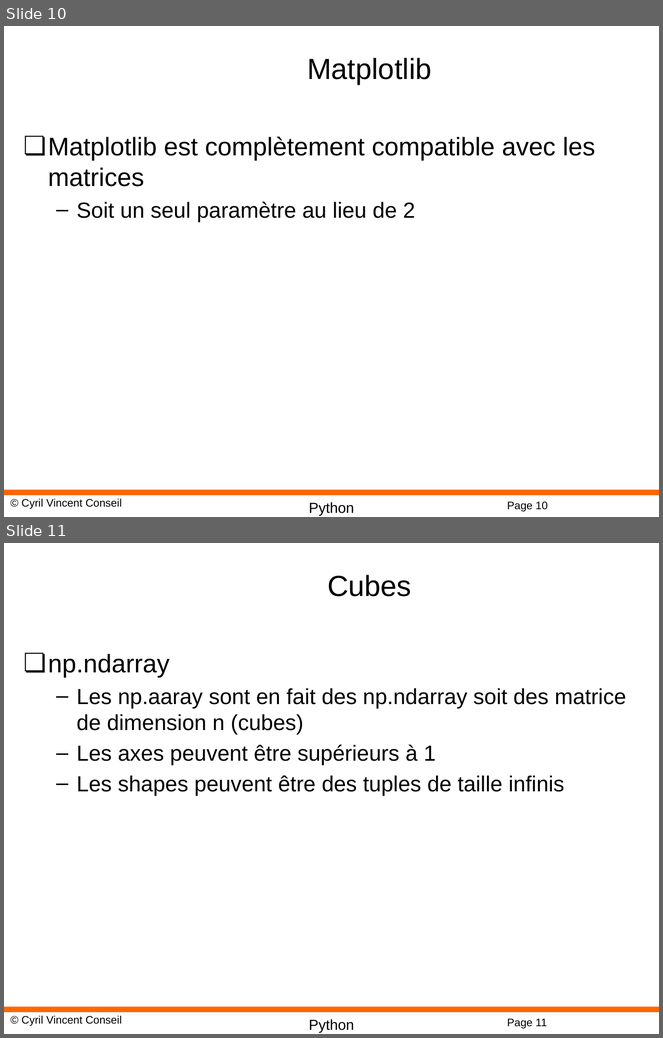
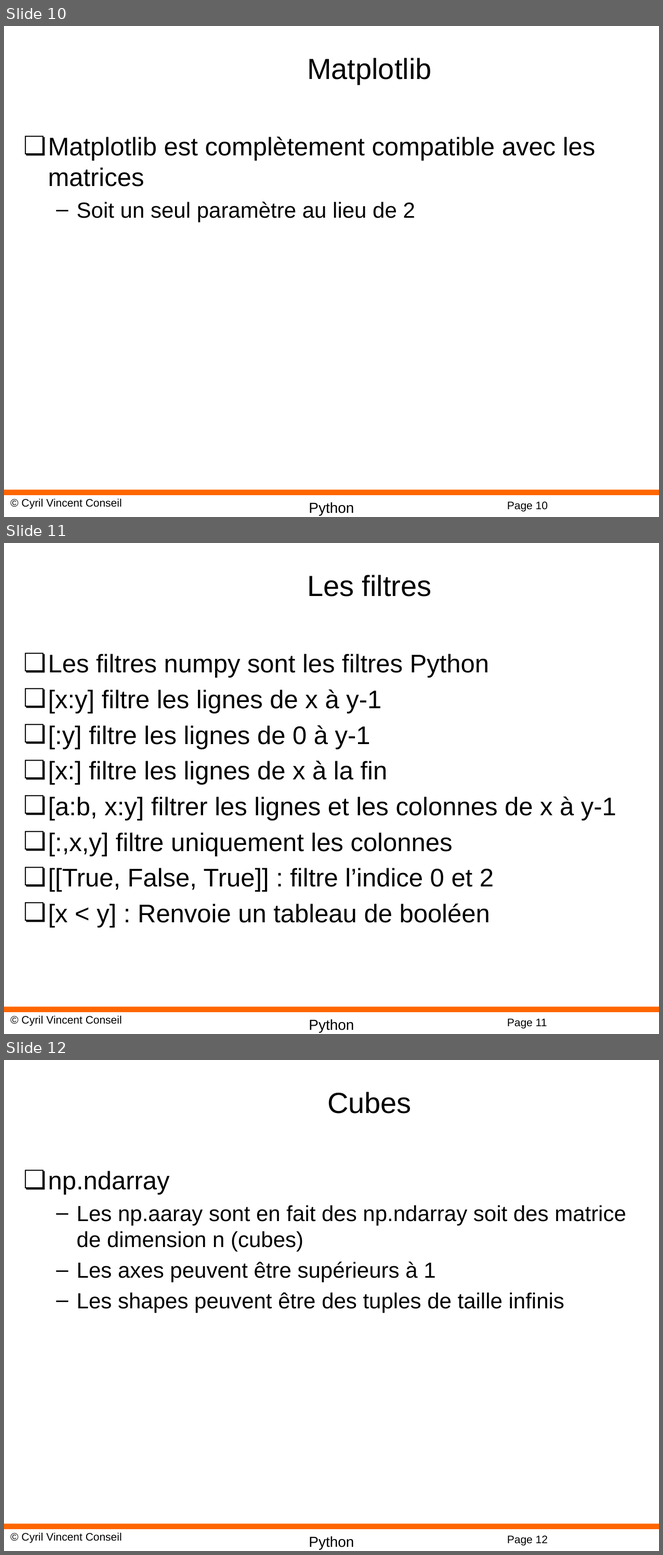
Before and after one commit to cyrilvincent/math, a slide deck: ppt/PythonMath07-NumpyMatrix.pptx. Shown one above the other, each under a label of ours: slides 10 and 11 before the commit, slides 10, 11 and 12 after it. The pictures are 663x1038 and 663x1555 pixels, drawn with LibreOffice and Linux fonts; fonts in the diff are those of the drawing; background and template pictures are left out. Boxes give left, top, right and bottom in pixels: in the first picture for what was removed or moved away, otherwise in the second. Text is boxed around its words. In the diff, an @@ line names an element or a change of style, - is before the commit and + after.

```diff
--- a/ppt/PythonMath07-NumpyMatrix.pptx
+++ b/ppt/PythonMath07-NumpyMatrix.pptx
@@ slide 11 added at (x1=4, y1=543, x2=659, y2=1034), background #FFFFFF; not listed: 4 template elements that a slide beside it also shows @@
@@ title added at (x1=307, y1=575, x2=432, y2=597), 32 pt, text #000000 @@
+Les filtres
@@ text added at (x1=48, y1=654, x2=617, y2=928), 28 pt, text #000000 @@
+❏ Les filtres numpy sont les filtres Python
+❏ [x:y] filtre les lignes de x à y-1
+❏ [:y] filtre les lignes de 0 à y-1
+❏ [x:] filtre les lignes de x à la fin
+❏ [a:b, x:y] filtrer les lignes et les colonnes de x à y-1
+❏ [:,x,y] filtre uniquement les colonnes
+❏ [[True, False, True]] : filtre l’indice 0 et 2
+❏ [x < y] : Renvoie un tableau de booléen
@@ what was slide 11 is now slide 12 @@
@@ page number at (x1=507, y1=1536, x2=548, y2=1546): text changed @@
-Page 11
+Page 12
```
Also in this commit, not shown: 1 other slide added, 4 other files.
